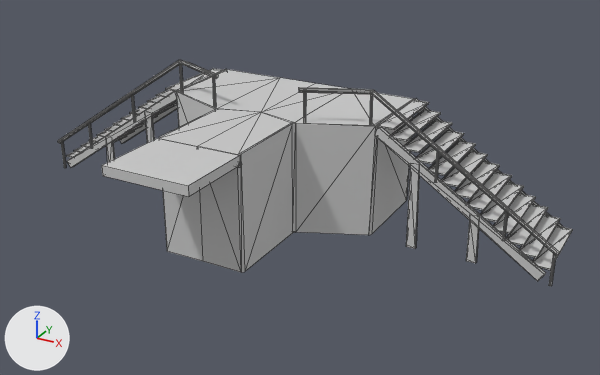
Two versions of the FBX model Rabid_Rumble/Assets/3D Assets/Traps/Static Meshes/SM_Trap_Walkway.FBX, one commit apart.
Rendered twice from a 50 mm camera at (8.74, -16.62, 8.02) aimed at (1.42, -3.31, 1.37). The lights are fixed; the arrows at lower left show +X, +Y and +Z. Mesh edges are drawn as thin lines. Objects named as collision shapes, trigger or cutter boxes, shadow casters or lower levels of detail are left out. Where no turn or scale is listed for an object, it has been applied to the vertices.

The scene before the commit, as lines of its bpy script (objects in view):
```python
me_mesh = bpy.data.meshes.new('Mesh')
me_mesh.from_pydata(...)  # 562 vertices, 788 faces; spans x -6.33..6.33, y -4.77..0.05, z -0.17..3.18
me_mesh.materials.append(mat_default)  # light grey #cacaca
me_mesh_002 = bpy.data.meshes.new('Mesh.002')
me_mesh_002.from_pydata(...)  # a box spanning x -0.94..0.94, y -1.6..0.0, z 0.0..0.2
me_mesh_002.materials.append(mat_default)  # light grey #cacaca
ob_sm_trap_walkway = bpy.data.objects.new('SM_Trap_Walkway', me_mesh)
ob_sm_trap_walkway.location = (0.0, 0.0, 0.0)
ob_sm_trap_walkway_flap = bpy.data.objects.new('SM_Trap_Walkway_Flap', me_mesh_002)
ob_sm_trap_walkway_flap.location = (0.0, -4.73, 2.26)
```
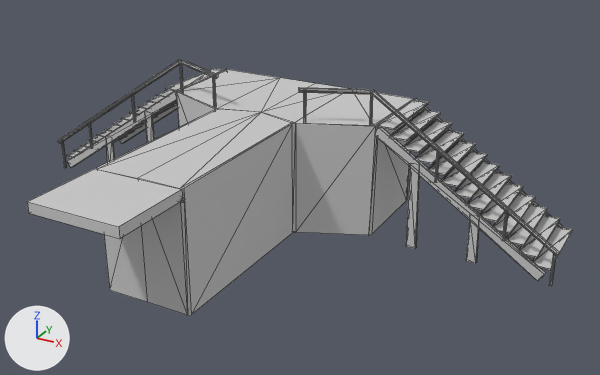
The change, as a diff of the scene's bpy script:
```diff
--- a/Rabid_Rumble/Assets/3D Assets/Traps/Static Meshes/SM_Trap_Walkway.FBX.py
+++ b/Rabid_Rumble/Assets/3D Assets/Traps/Static Meshes/SM_Trap_Walkway.FBX.py
@@ me_mesh @@
 me_mesh.from_pydata(...)  # 562 vertices, 788 faces; spans x -6.33..6.33, y -4.77..0.05, z -0.17..3.18
 # used by ob_sm_trap_walkway; location = (0.0, 0.0, 0.0)
+# me_mesh part 1: all 5 vertices in x -0.94..0.94, y -4.73..-4.68, z 0.0 are moved by (0.0, -1.76, 0.0)
+# me_mesh part 2: all 5 vertices in x -0.94..0.94, y -4.73..-4.68, z 2.46 are moved by (0.0, -1.76, 0.0)
 me_mesh.materials.append(mat_default)
@@ ob_sm_trap_walkway_flap @@
 ob_sm_trap_walkway_flap = bpy.data.objects.new('SM_Trap_Walkway_Flap', me_mesh_002)
-ob_sm_trap_walkway_flap.location = (0.0, -4.73, 2.26)
+ob_sm_trap_walkway_flap.location = (0.0, -6.48, 2.26)
```

Boxes (x1, y1, x2, y2) around the edits, measured in the pictures (600 x 375 px; the box of a moved part takes in the faces that stretch with it):
'SM_Trap_Walkway', reshaped (13% taller)
    before: (58, 60, 573, 286)
    after: (58, 60, 573, 315)
'SM_Trap_Walkway_Flap', moved
    before: (102, 138, 240, 197)
    after: (27, 169, 183, 239)
part 1 of me_mesh, moved or reshaped
    before: (245, 127, 293, 271)
    after: (192, 126, 293, 314)
part 2 of me_mesh, moved or reshaped
    before: (159, 109, 292, 272)
    after: (97, 109, 292, 315)
